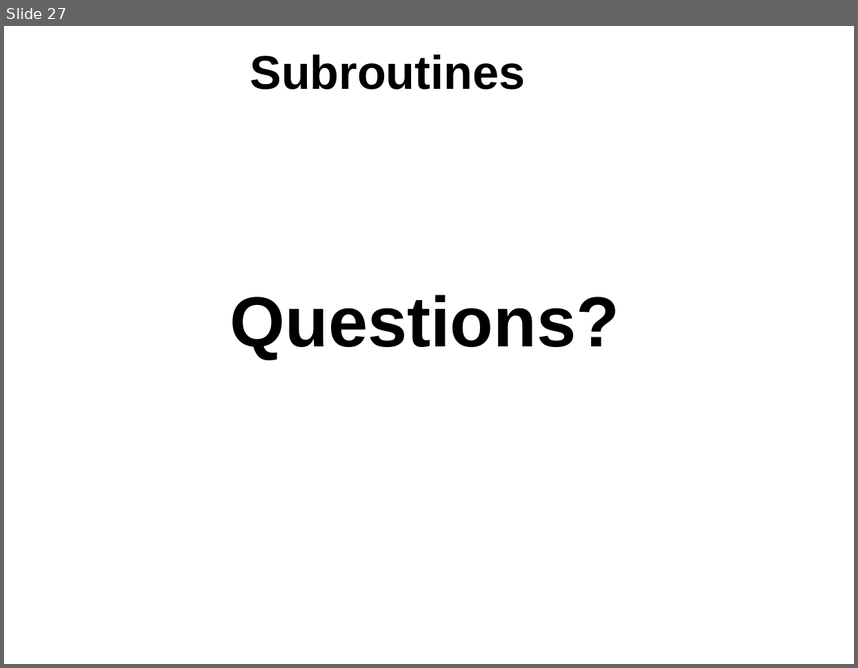
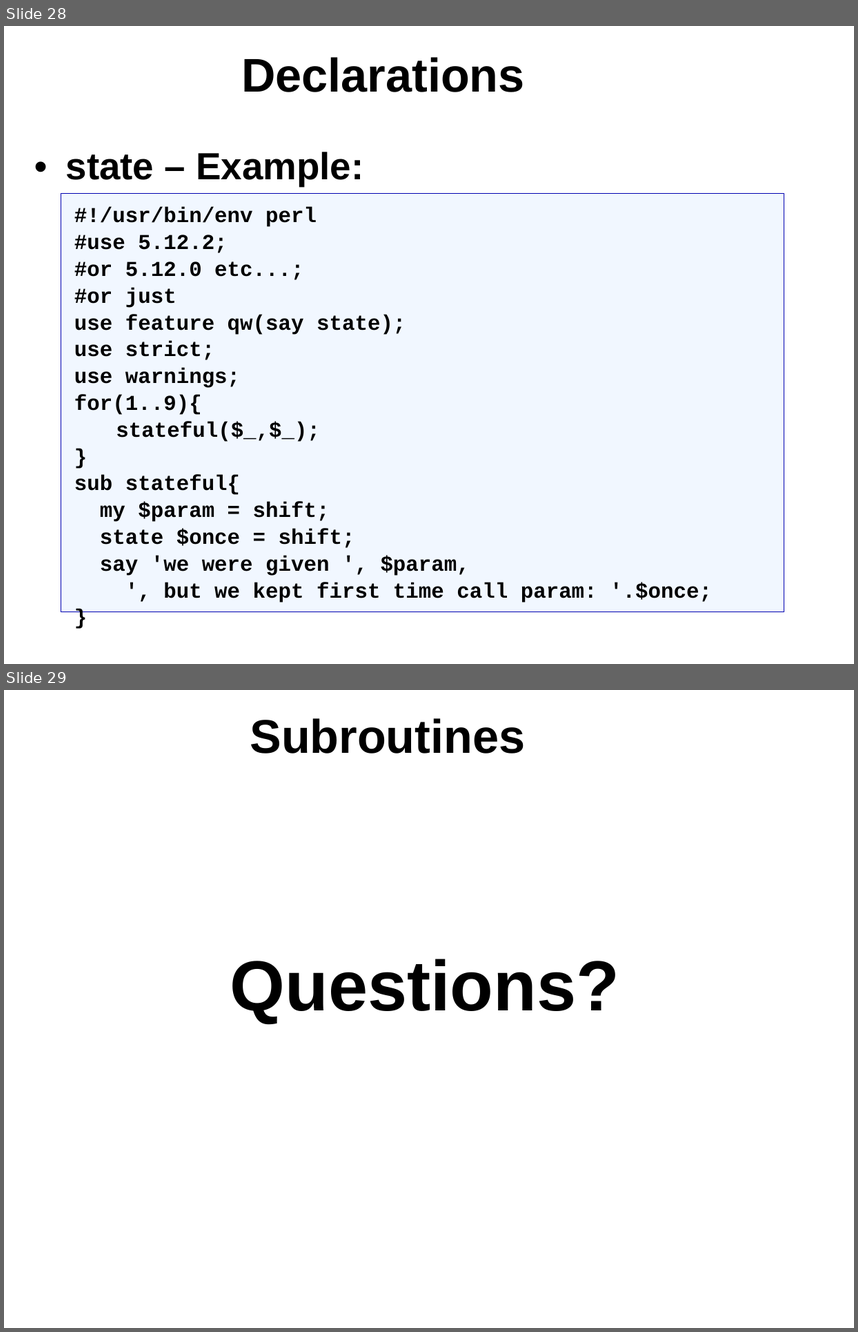
Before and after one commit to kberov/PerlProgrammingCourse, a slide deck: 07_subroutines.odp. Shown one above the other, each under a label of ours: slide 27 before the commit, slides 28 and 29 after it. The pictures are 858x668 and 858x1332 pixels, drawn with LibreOffice and Linux fonts; fonts in the diff are those of the drawing; background and template pictures are left out. Boxes give left, top, right and bottom in pixels: in the first picture for what was removed or moved away, otherwise in the second. Text is boxed around its words. In the diff, an @@ line names an element or a change of style, - is before the commit and + after.

Commit message:
added "state" slides with examples

```diff
--- a/07_subroutines.odp
+++ b/07_subroutines.odp
@@ slide 28 added at (x1=4, y1=26, x2=854, y2=664), background #FFFFFF @@
@@ title added at (x1=241, y1=57, x2=524, y2=92), 40 pt, text #000000, bold @@
+Declarations
@@ text added at (x1=66, y1=152, x2=363, y2=186), 32 pt, text #000000, bold @@
+• state – Example:
@@ rectangle added at (x1=61, y1=194, x2=784, y2=612), fill #DDECFF at 40% opacity, outline #0000B0 0.26 pt, 18 pt, text #000000, bold @@
+#!/usr/bin/env perl
+#use 5.12.2;
+#or 5.12.0 etc...;
+#or just
+use feature qw(say state);
+use strict;
+use warnings;
+for(1..9){
+stateful($_,$_);
+}
+sub stateful{
+my $param = shift;
+state $once = shift;
+say 'we were given ', $param,
+', but we kept first time call param: '.$once;
+}
@@ what was slide 27 is now slide 29 @@
```
Also in this commit, not shown: 1 other slide added, 1 other file.
